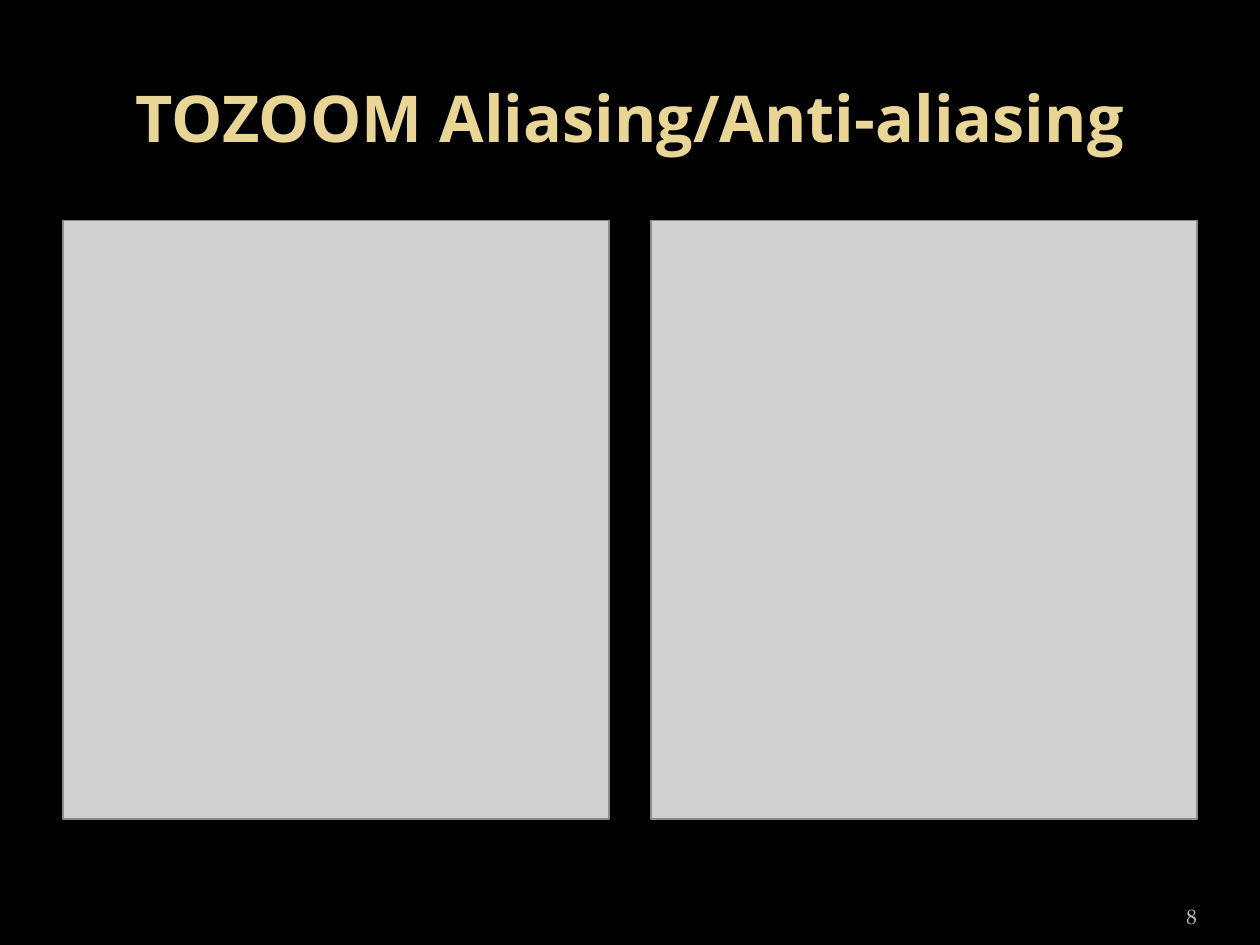
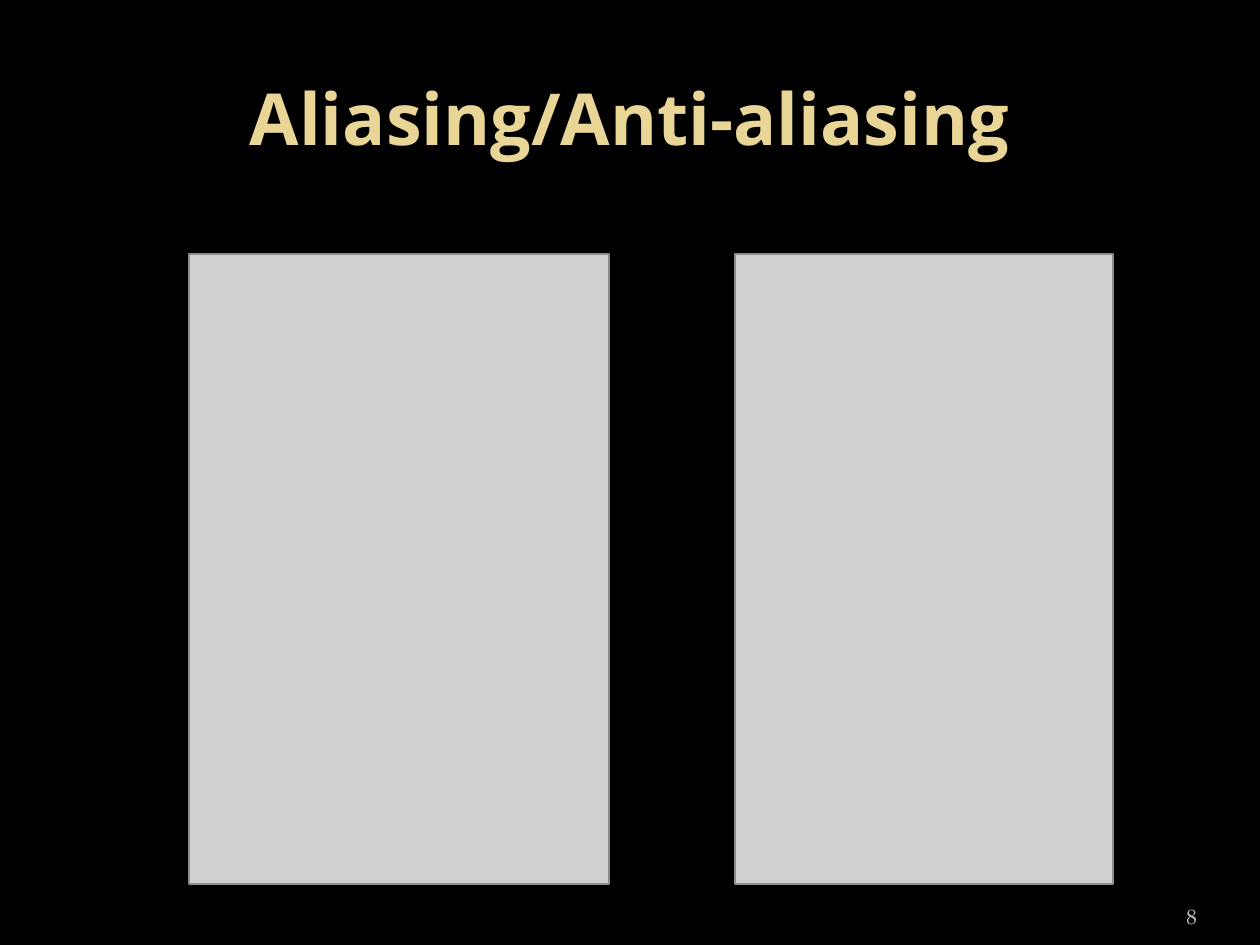
Before and after one commit to ArnaudDouceur/3D-Ray-Tracing-Engine, a slide deck: slide 8 of Soutenance 3D/infsi350_douceur_ross.pptx. Drawn at 1260x945 pixels with LibreOffice and Linux fonts; fonts in the diff are those of the drawing; grey boxes stand for pictures. Boxes give left, top, right and bottom in pixels: in the first picture for what was removed or moved away, otherwise in the second. Text is boxed around its words. In the diff, an @@ line names an element or a change of style, - is before the commit and + after.

Commit message:
With anti-aliasing slide

```diff
--- a/Soutenance 3D/infsi350_douceur_ross.pptx
+++ b/Soutenance 3D/infsi350_douceur_ross.pptx
@@ title at [250,90,1009,163]: text changed; size 36.9 to 41 pt @@
-TOZOOM Aliasing/Anti-aliasing
+Aliasing/Anti-aliasing
@@ picture: place and size @@
-picture at [63,220,609,819]
+picture at [189,255,609,885]
@@ picture: place and size @@
-picture at [651,220,1197,819]
+picture at [735,255,1113,885]
```
Also in this commit, not shown: 3 other slides changed.
